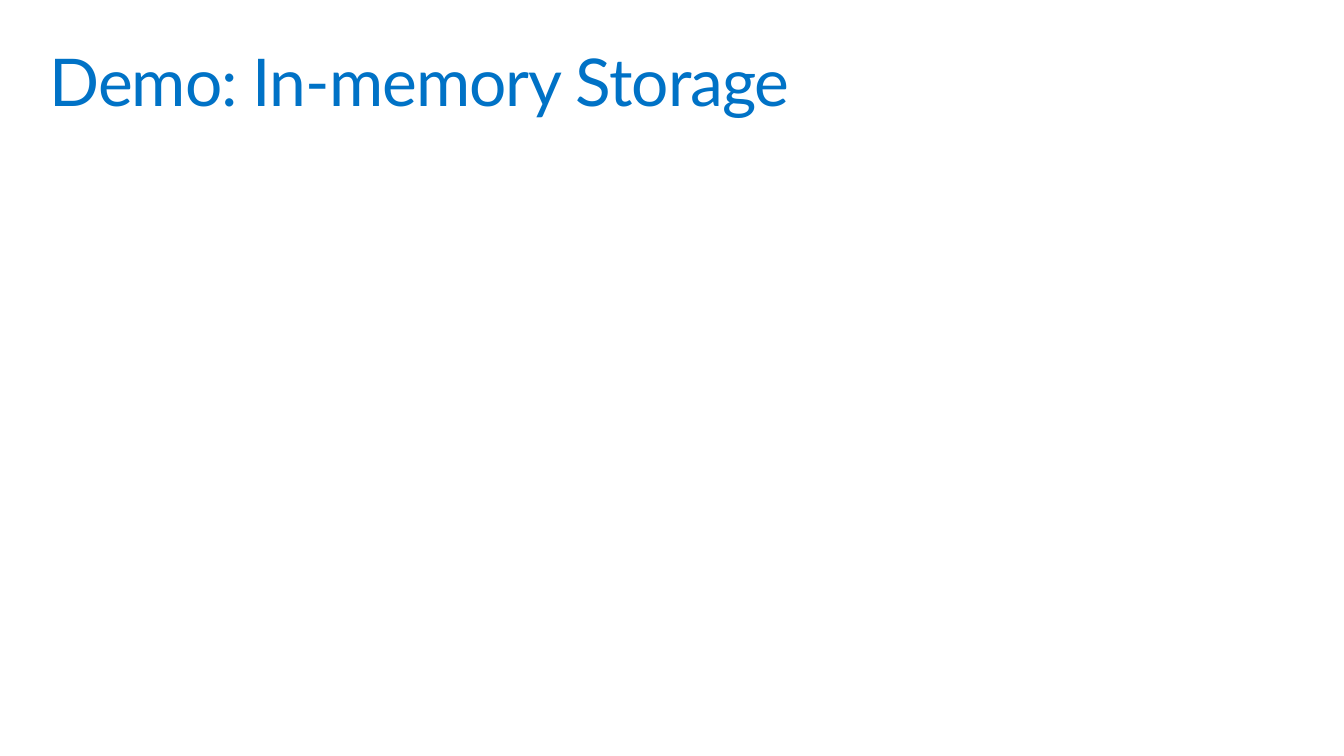
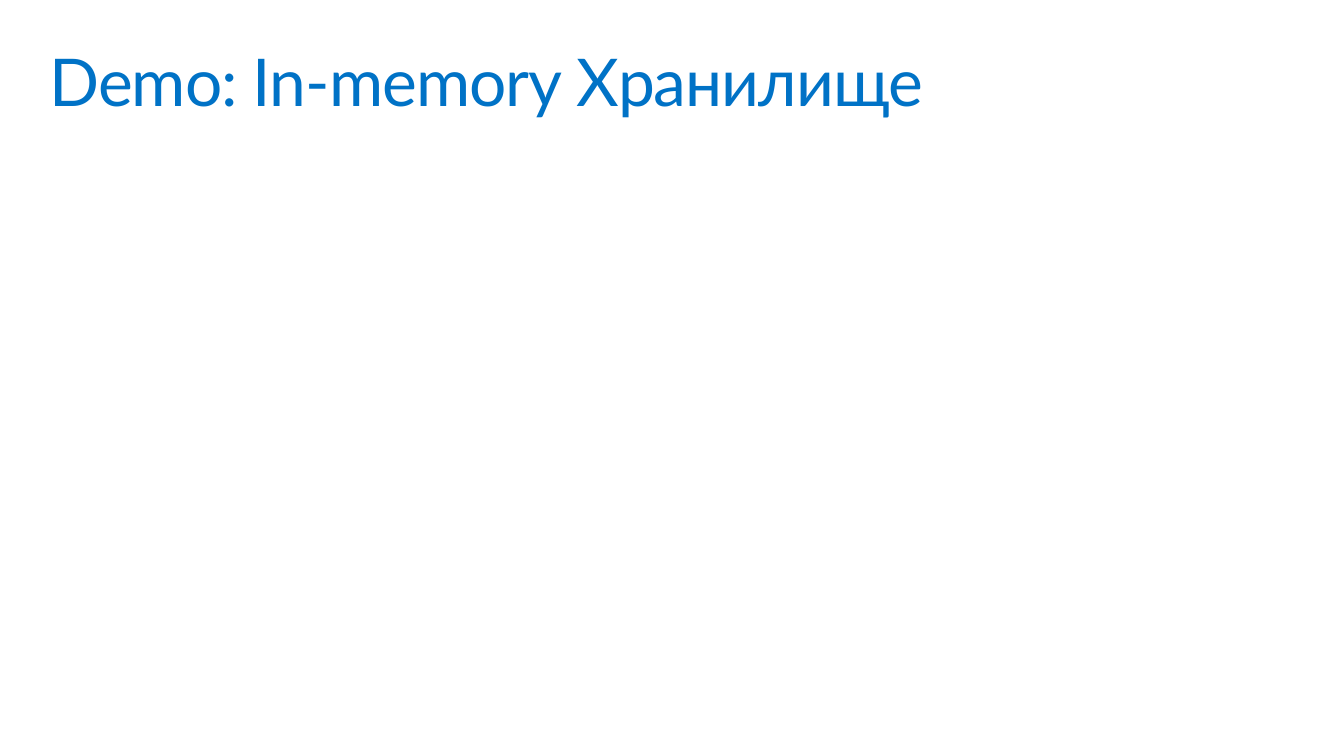
Before and after one commit to jongalloway/DevCon2016, a slide deck: slide 19 of Slides/ASPNET Core Internals.ru.pptx. Drawn at 1344x756 pixels with LibreOffice and Linux fonts; fonts in the diff are those of the drawing. Boxes give left, top, right and bottom in pixels: in the first picture for what was removed or moved away, otherwise in the second. Text is boxed around its words. In the diff, an @@ line names an element or a change of style, - is before the commit and + after.

```diff
--- a/Slides/ASPNET Core Internals.ru.pptx
+++ b/Slides/ASPNET Core Internals.ru.pptx
@@ title at (49,58,923,118): text changed @@
-Demo: In-memory Storage
+Demo: In-memory Хранилище
```
Also in this commit, not shown: 16 other slides changed.
